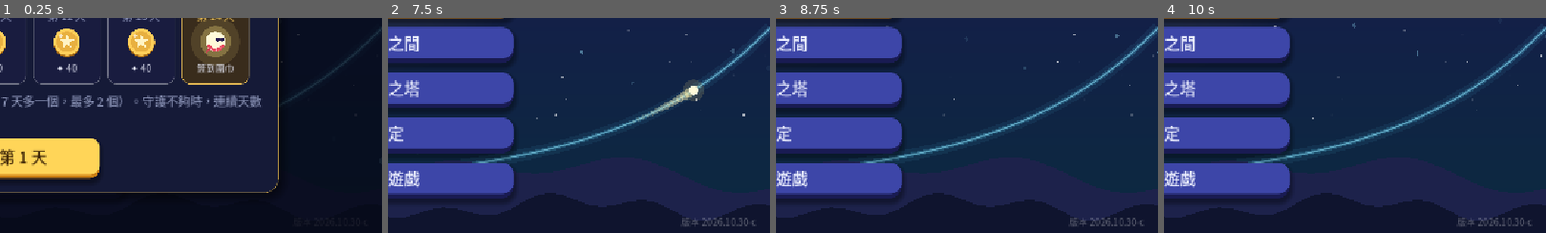
Above: before the commit, frames 1-4 (left to right).
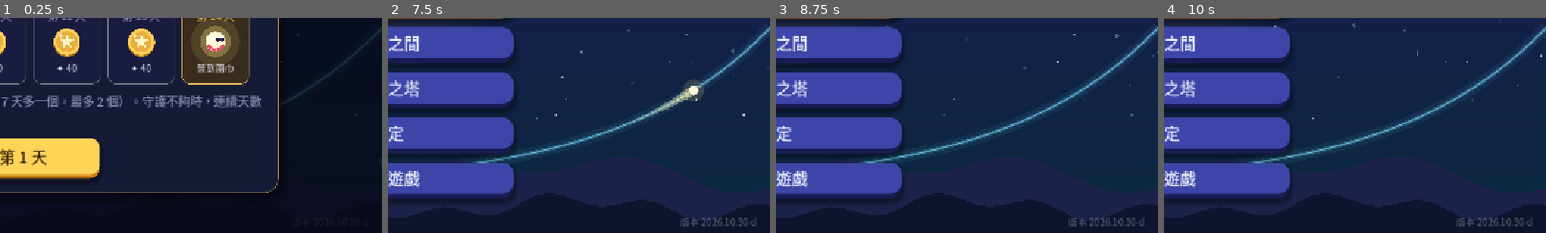
Above: after the commit, the same moments.

Repository: sam2068csie/light-spirit-journey
Game: Godot game, scene res://main_menu.tscn
Two runs of this game, one before a commit and one after it. Both use one fixed random seed, a clock stepped at 60 frames per second and the inputs below.
Inputs (mouse positions are % of the whole screen's width and height, from its top left):
- Up to frame 1 (0.25 s): no input
- Up to frame 2 (7.5 s): click "開始冒險" at 0.5 s; click "開始冒險" at 1.25 s; click "修煉之間" at 2 s; click "終焉之塔" at 2.75 s; click "設定" at 3.5 s; click "離開遊戲" at 4.25 s; click "每日任務" at 5 s; click "光靈扭蛋" at 5.75 s; click "光靈衣櫃" at 6.5 s; click "✕" at 7.25 s
- Up to frame 3 (8.75 s): tap Enter at 8 s; drag from (50, 50) to (60, 28) at 8.02 s
- Up to frame 4 (10 s): drag from (30, 55) to (45, 70) at 8.77 s; move the mouse to (60, 28) at 9.52 s; hold Right from 9.53 s (still down); tap 9 at 9.6 s
The pictures show only the part of the screen within x 50-100%, y 50-100%; the shares and areas given below are measured in that part.

The runs differ from the first frame. In frame 2, 0.1% of the frame differs, in the area x 76-97%, y 92-97%; in frame 3, 0.1%; in frame 4, 0.1%.

Commit message:
衣櫃不再顯示重複數量 ×2 (BUILD 2026.10.30-d)
Co-Authored-By: Claude Opus 5.5 <noreply@anthropic.com>
Claude-Session: https://claude.ai/code/session_01RombajUyooAJ6yvir5uviP

Diff:
--- a/data/game.gd
+++ b/data/game.gd
@@ -560,7 +560,7 @@
 
 const DQ := preload("daily_quests.gd")
 ## 版本號（主畫面右下角會顯示）：每次交給你新的檔案時更新，方便確認手機上裝的是不是最新版
-const BUILD := "2026.10.30-c"
+const BUILD := "2026.10.30-d"
 
 
 ## 讀取各單元的資料；舊存檔（還沒有單元的版本）的今日修煉、終焉之塔紀錄搬到「指數與對數」
--- a/data/wardrobe.gd
+++ b/data/wardrobe.gd
@@ -195,7 +195,7 @@
 	nl.mouse_filter = Control.MOUSE_FILTER_IGNORE
 	b.add_child(nl)
 	var sub := Label.new()
-	sub.text = ("穿著中" if worn else Cos.RARITY[r].name + ("  ×%d" % int(g.owned[it.id]) if int(g.owned.get(it.id, 0)) > 1 else "")) if own \
+	sub.text = ("穿著中" if worn else Cos.RARITY[r].name) if own \
 		else ("簽到限定" if it.has("how") else Cos.RARITY[r].name)
 	sub.horizontal_alignment = HORIZONTAL_ALIGNMENT_CENTER
 	sub.position = Vector2(0, 108)
